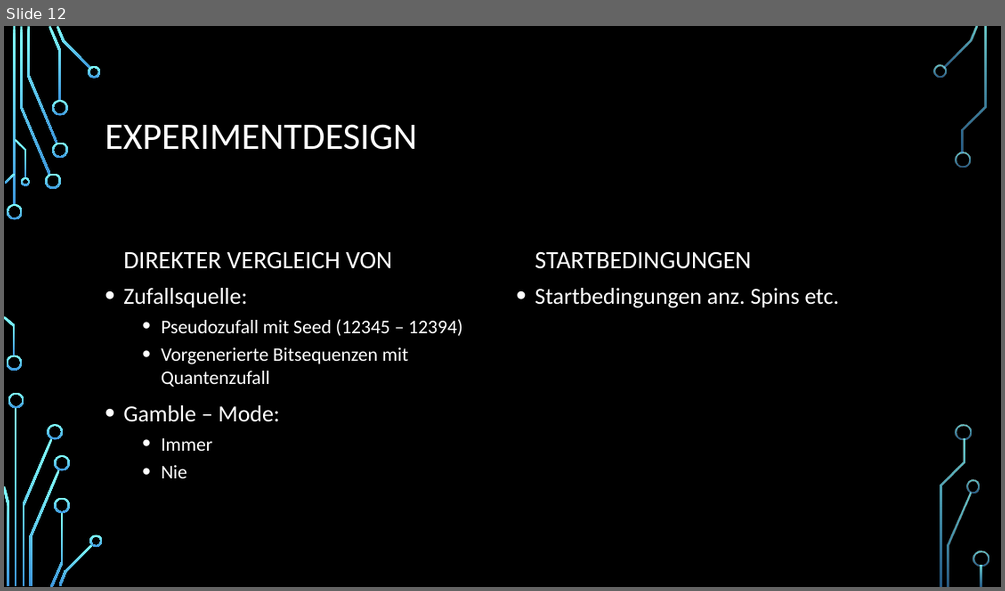
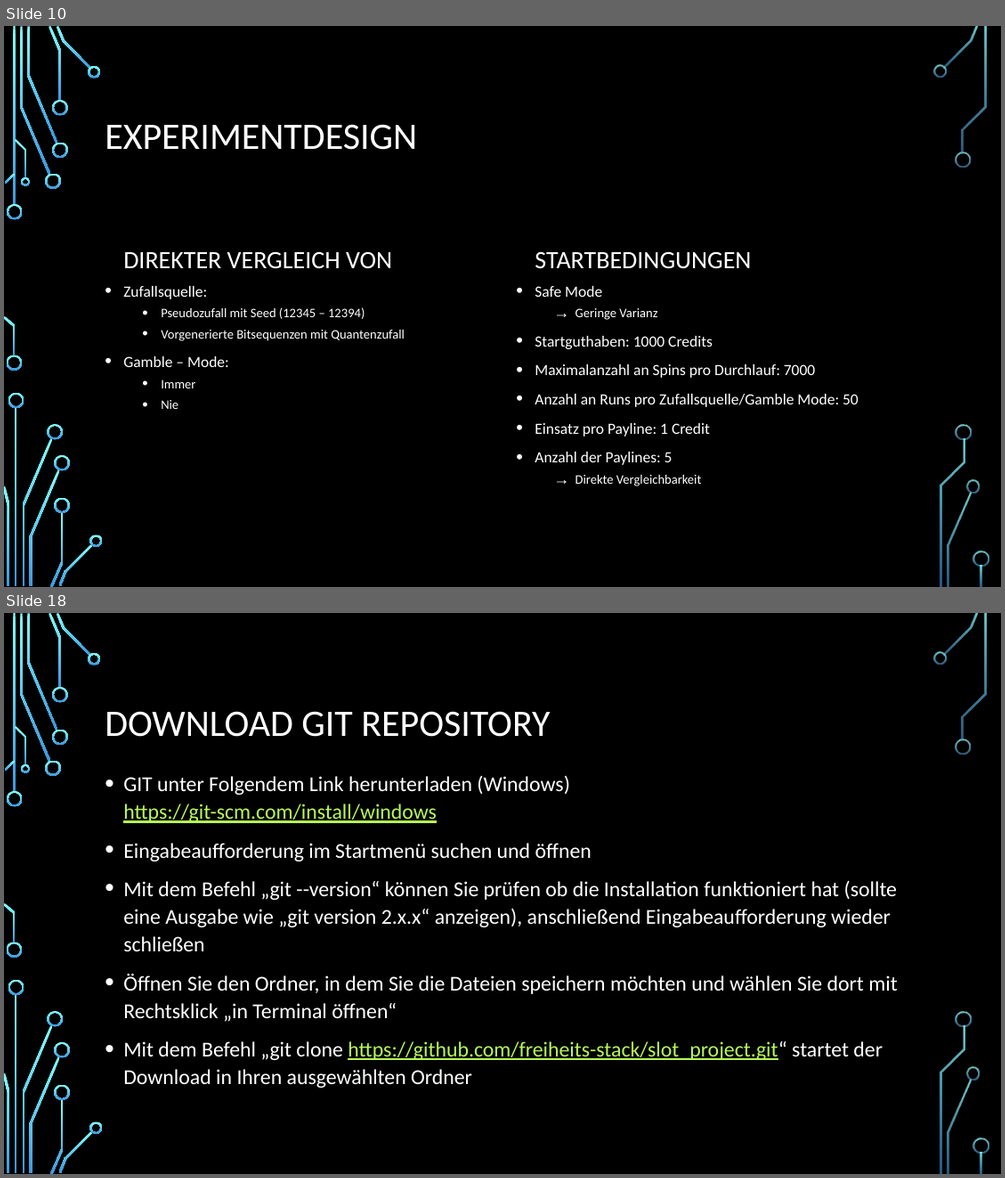
Before and after one commit to freiheits-stack/slot_project, a slide deck: docs/Spiel_Quantenzufall_Präsentation.pptx. Shown one above the other, each under a label of ours: slide 12 before the commit, slides 10 and 18 after it; the slides between them are not shown. The pictures are 1005x591 and 1005x1178 pixels, drawn with LibreOffice and Linux fonts; fonts in the diff are those of the drawing; background and template pictures are left out. Boxes give left, top, right and bottom in pixels: in the first picture for what was removed or moved away, otherwise in the second. Text is boxed around its words. In the diff, an @@ line names an element or a change of style, - is before the commit and + after.

```diff
--- a/docs/Spiel_Quantenzufall_Präsentation.pptx
+++ b/docs/Spiel_Quantenzufall_Präsentation.pptx
@@ slide 18 added at (4,613,1001,1174), background picture (left out); not listed: 36 template elements that a slide beside it also shows @@
@@ title added at (105,711,550,737), 36 pt, text #FFFFFF @@
+DOWNLOAD GIT REPOSITORY
@@ text added at (123,775,898,1087), 20.4 pt, text #FFFFFF @@
+• GIT unter Folgendem Link herunterladen (Windows)
+  https://git-scm.com/install/windows
+• Eingabeaufforderung im Startmenü suchen und öffnen
+• Mit dem Befehl „git --version“ können Sie prüfen ob die Installation funktioniert hat (sollte eine Ausgabe wie „git version 2.x.x“ anzeigen), anschließend Eingabeaufforderung wieder schließen
+• Öffnen Sie den Ordner, in dem Sie die Dateien speichern möchten und wählen Sie dort mit Rechtsklick „in Terminal öffnen“
+• Mit dem Befehl „git clone https://github.com/freiheits-stack/slot_project.git“ startet der Download in Ihren ausgewählten Ordner
@@ what was slide 12 is now slide 10 @@
@@ slide 10 changed as well @@
@@ text "Zufallsquelle:" at (123,286,404,409): size 22.2 to 15 pt in "Zufallsquelle:", "Gamble – Mode:"; size 18.5 to 12.5 pt in "Pseudozufall mit Seed (12345 – 12394)", "Vorgenerierte Bitsequenzen mit Quantenzufall", "Immer", "Nie" @@
@@ text at (534,286,858,486): text changed; size 22.2 to 15 pt @@
-• Startbedingungen anz. Spins etc.
+• Safe Mode
+  → Geringe Varianz
+• Startguthaben: 1000 Credits
+• Maximalanzahl an Spins pro Durchlauf: 7000
+• Anzahl an Runs pro Zufallsquelle/Gamble Mode: 50
+• Einsatz pro Payline: 1 Credit
+• Anzahl der Paylines: 5
+  → Direkte Vergleichbarkeit
```
Also in this commit, not shown: 8 other slides changed, 7 other slides added, 8 slides removed, 2 other files.
